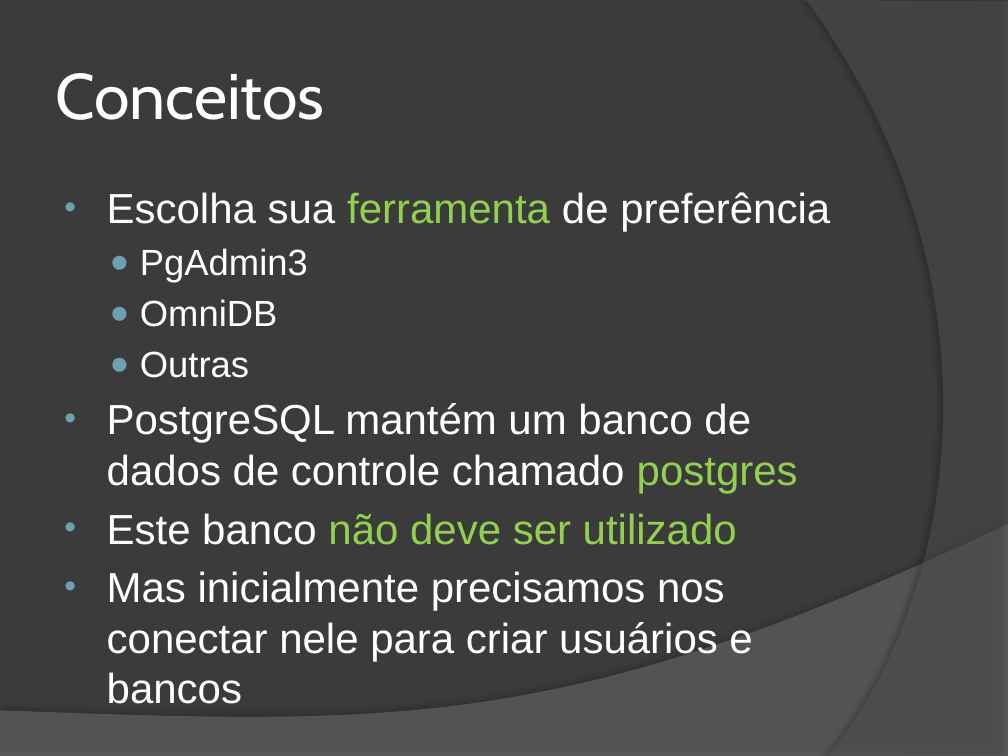
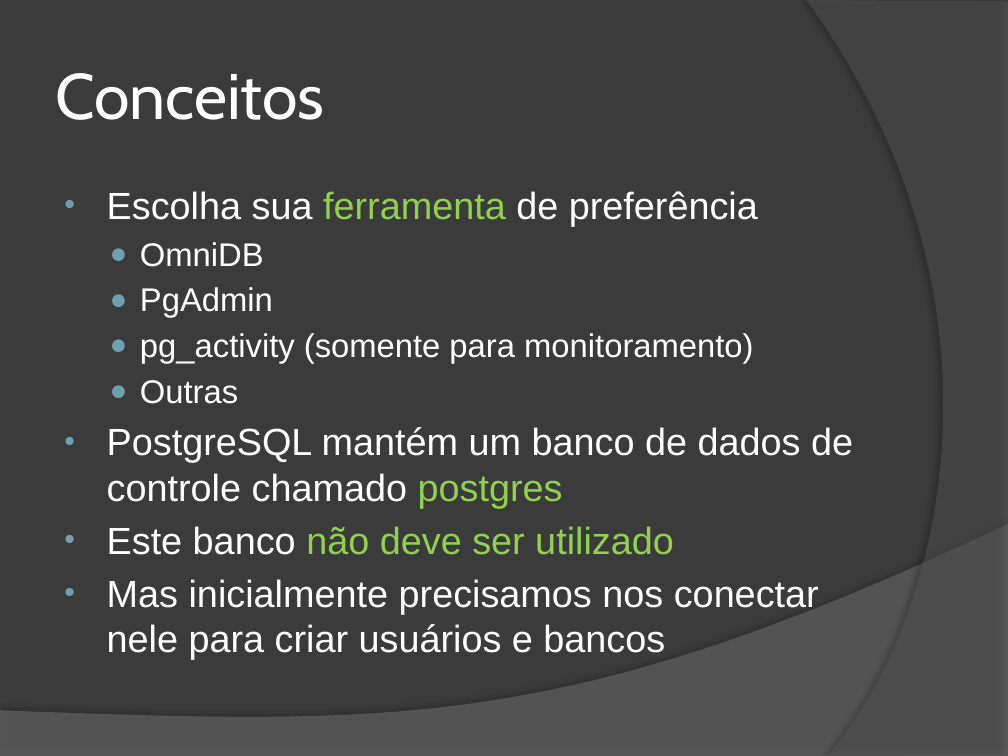
Before and after one commit to wind39/wind39.github.io, a slide deck: slide 13 of curso/modulo3capitulo5.pptx. Drawn at 1008x756 pixels with LibreOffice and Linux fonts; fonts in the diff are those of the drawing. Boxes give left, top, right and bottom in pixels: in the first picture for what was removed or moved away, otherwise in the second. Text is boxed around its words. In the diff, an @@ line names an element or a change of style, - is before the commit and + after.

```diff
--- a/curso/modulo3capitulo5.pptx
+++ b/curso/modulo3capitulo5.pptx
@@ text at (x1=107, y1=191, x2=853, y2=659): size 30 to 27 pt in "Escolha sua ferramenta de preferência", "PostgreSQL mantém um banco de dados de ...", "Este banco não deve ser utilizado", "Mas inicialmente precisamos nos conectar nele para ..."; size 26 to 23.4 pt in "OmniDB", "Outras" @@
@@ text at (x1=140, y1=248, x2=308, y2=282): paragraph removed @@
-  ● PgAdmin3
@@ text at (x1=140, y1=287, x2=753, y2=364): paragraphs added @@
+  ● PgAdmin
+  ● pg_activity (somente para monitoramento)
```
Also in this commit, not shown: 7 other slides changed, 7 slides added, 4 other files.
